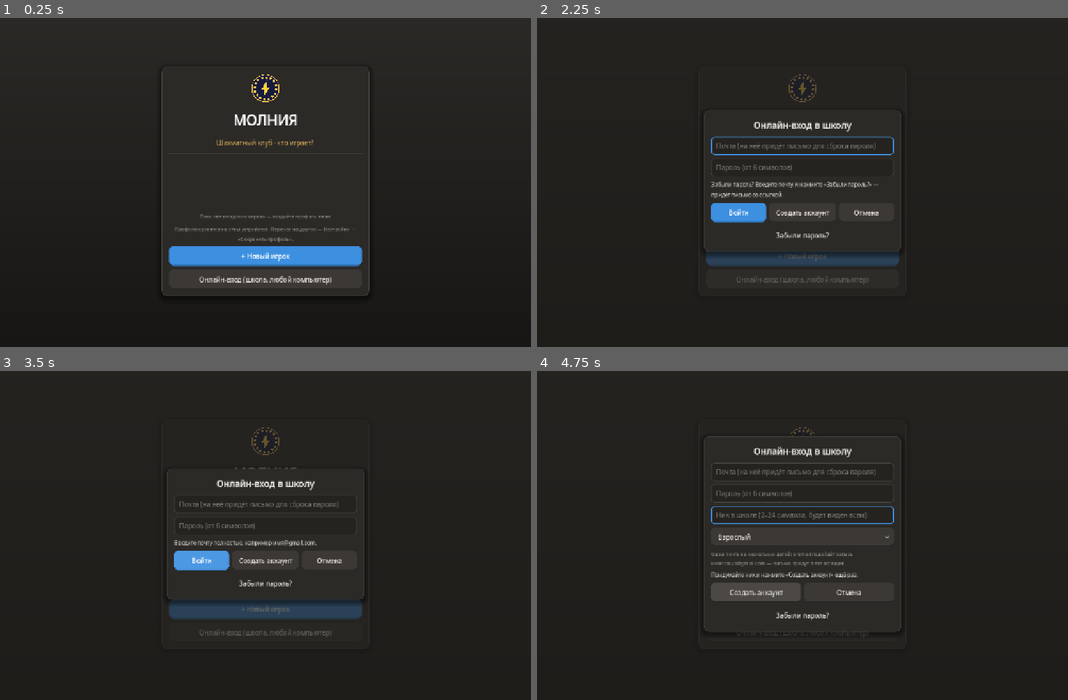
Above: before the commit, frames 1-4 (two rows, left to right).
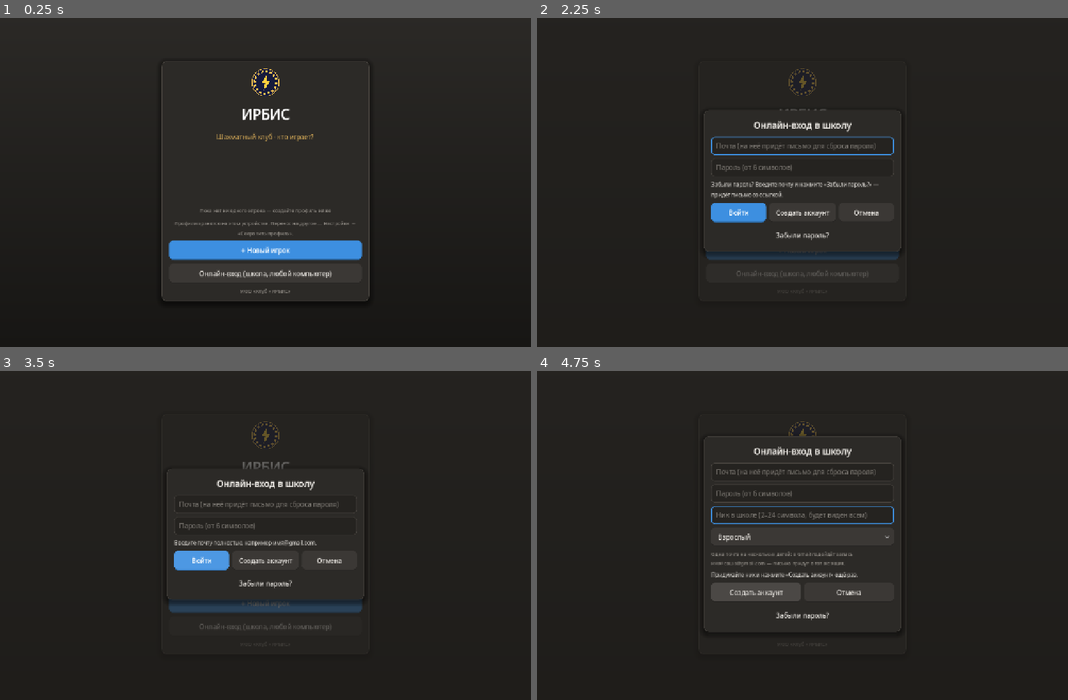
Above: after the commit, the same moments.

Repository: gish4ik1985-crypto/chess-off
Game: Godot game, scene res://scenes/Login.tscn
Two runs of this game, one before a commit and one after it. Both use one fixed random seed, a clock stepped at 60 frames per second and the inputs below.
Inputs:
- Up to frame 1 (0.25 s): no input
- Up to frame 2 (2.25 s): click "+ Новый игрок" at 0.5 s; click "Создать и играть" at 1.25 s; click "Онлайн-вход (школа, любой ком…" at 2 s
- Up to frame 3 (3.5 s): click "Войти" at 2.75 s
- Up to frame 4 (4.75 s): click "Войти" at 3.5 s; click "Создать аккаунт" at 4.25 s

The runs differ from the first frame. In frame 1, 4.6% of the frame differs, in the area x 30-70%, y 13-87%; in frame 2, 1.1%; in frame 3, 1.3%; in frame 4, 0.1%.

Commit message:
Название клуба: МОО «Клуб «ИРБИС» (логотип — печать с молнией без изменений)
- Название везде: «ИРБИС», подпись «Шахматный клуб», на входе — «МОО «Клуб «ИРБИС»»
- Вкладка браузера, заголовок окна, экран загрузки, манифест приложения — «Шахматный клуб «ИРБИС»»
- Логотип остаётся прежним: печать с шахматным кольцом и молнией

Co-Authored-By: Claude Sonnet 5.5 <noreply@anthropic.com>

Diff:
--- a/docs/index.manifest.json
+++ b/docs/index.manifest.json
@@ -1 +1 @@
-{"background_color":"#161B3D","display":"fullscreen","icons" …(182 unchanged characters)… ":"image/png"}],"name":"Шахматный клуб «Молния»","orientation":"landscape","start_url":"./index.html","short_name":"Молния","theme_color":"#161B3D","lang":"ru"}
+{"background_color":"#161B3D","display":"fullscreen","icons" …(182 unchanged characters)… ":"image/png"}],"name":"Шахматный клуб «ИРБИС»","orientation":"landscape","start_url":"./index.html","short_name":"ИРБИС","theme_color":"#161B3D","lang":"ru"}
--- a/scenes/Board.tscn
+++ b/scenes/Board.tscn
@@ -82,7 +82,7 @@
 
 [node name="TitleLabel" type="Label" parent="UI/SidePanel/Content"]
 layout_mode = 2
-text = "МОЛНИЯ"
+text = "ИРБИС"
 horizontal_alignment = 1
 theme_override_font_sizes/font_size = 26
 theme_override_colors/font_color = Color(0.1, 0.95, 1, 1)
--- a/scripts/Global.gd
+++ b/scripts/Global.gd
@@ -135,7 +135,8 @@
 func came_from() -> String:
 	return String(back_stack.back().scene) if not back_stack.is_empty() else ""
 
-const CLUB_NAME := "Шахматный клуб «Молния»"
+const CLUB_NAME := "Шахматный клуб «ИРБИС»"
+const CLUB_ORG := "МОО «Клуб «ИРБИС»" # полное название организации — подписи на экранах входа и меню
 
 func _ready() -> void:
 	get_window().title = CLUB_NAME # заголовок окна и вкладки; имя проекта (chessoff) не меняем: от него зависит папка профилей
--- a/scripts/Login.gd
+++ b/scripts/Login.gd
@@ -4,7 +4,6 @@
 @onready var empty_label: Label = $CenterPanel/VBox/EmptyLabel
 
 func _ready() -> void:
-	_brand_header()
 	_refresh_list()
 	if Cloud.enabled:
 		var online := Button.new()
@@ -12,6 +11,7 @@
 		online.custom_minimum_size = Vector2(0, 48)
 		online.pressed.connect(_open_online_window)
 		$CenterPanel/VBox.add_child(online)
+	_brand_header() # последним: подпись организации оказывается под всеми кнопками
 
 func _refresh_list() -> void:
 	for c in user_list.get_children():
@@ -148,7 +148,7 @@
 # Печать клуба над заголовком; заголовок — название клуба.
 func _brand_header() -> void:
 	var vbox: VBoxContainer = $CenterPanel/VBox
-	($CenterPanel/VBox/TitleLabel as Label).text = "МОЛНИЯ"
+	($CenterPanel/VBox/TitleLabel as Label).text = "ИРБИС"
 	var sub: Label = $CenterPanel/VBox/SubtitleLabel
 	sub.text = "Шахматный клуб · кто играет?"
 	var seal := TextureRect.new()
@@ -159,6 +159,12 @@
 	seal.mouse_filter = Control.MOUSE_FILTER_IGNORE
 	vbox.add_child(seal)
 	vbox.move_child(seal, 0)
+	var org := Label.new()
+	org.text = Global.CLUB_ORG
+	org.horizontal_alignment = HORIZONTAL_ALIGNMENT_CENTER
+	org.add_theme_font_size_override("font_size", 12)
+	org.add_theme_color_override("font_color", Color(0.55, 0.6, 0.7))
+	vbox.add_child(org)
 
 # --- онлайн-вход -------------------------------------------------------------------------------
 # Отдельное окно: почта + пароль (+ ник при регистрации). Аккаунт общий для школы и работает на любом
--- a/scripts/Menu.gd
+++ b/scripts/Menu.gd
@@ -99,7 +99,7 @@
 
 func _build_new_layout() -> void:
 	var main_vb: VBoxContainer = $ContentCenter/MainPanel/VBox
-	($ContentCenter/MainPanel/VBox/TitleLabel as Label).text = "МОЛНИЯ"
+	($ContentCenter/MainPanel/VBox/TitleLabel as Label).text = "ИРБИС"
 	($ContentCenter/MainPanel/VBox/SubtitleLabel as Label).text = "Шахматный клуб · 25 уровней сложности"
 	var seal := TextureRect.new()
 	seal.texture = load("res://assets/brand/seal_512.png")
Not shown, changed: README.md
Not shown, changed: docs/index.html
Not shown, changed: docs/index.pck
Not shown, changed: docs/index.service.worker.js
Not shown, changed: web/post_export.py
Not shown, changed: web/shell.html
